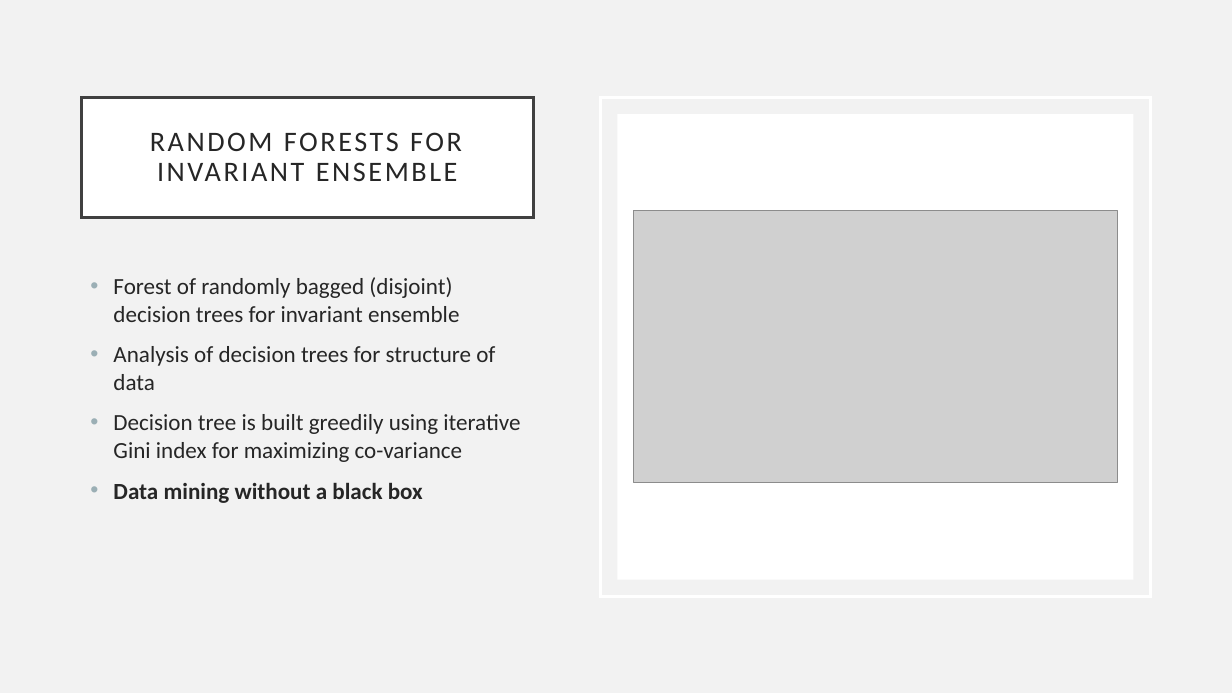
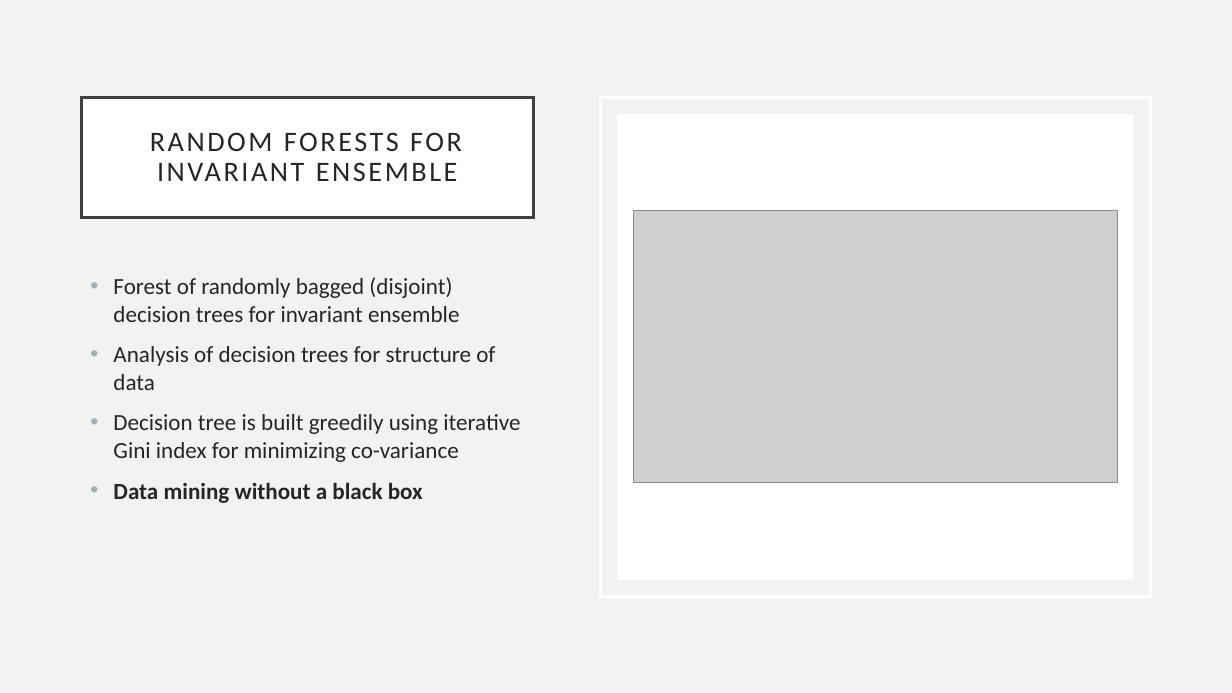
Before and after one commit to timot3/PYGHACK, a slide deck: slide 3 of Presentation.pptx. Drawn at 1232x693 pixels with LibreOffice and Linux fonts; fonts in the diff are those of the drawing; grey boxes stand for pictures. Boxes give left, top, right and bottom in pixels: in the first picture for what was removed or moved away, otherwise in the second. Text is boxed around its words. In the diff, an @@ line names an element or a change of style, - is before the commit and + after.

```diff
--- a/Presentation.pptx
+++ b/Presentation.pptx
@@ text at [113,414,520,462]: text changed @@
-• Decision tree is built greedily using iterative Gini index for maximizing co-variance
+• Decision tree is built greedily using iterative Gini index for minimizing co-variance
```
Also in this commit, not shown: 3 other slides changed, 1 slide removed.
